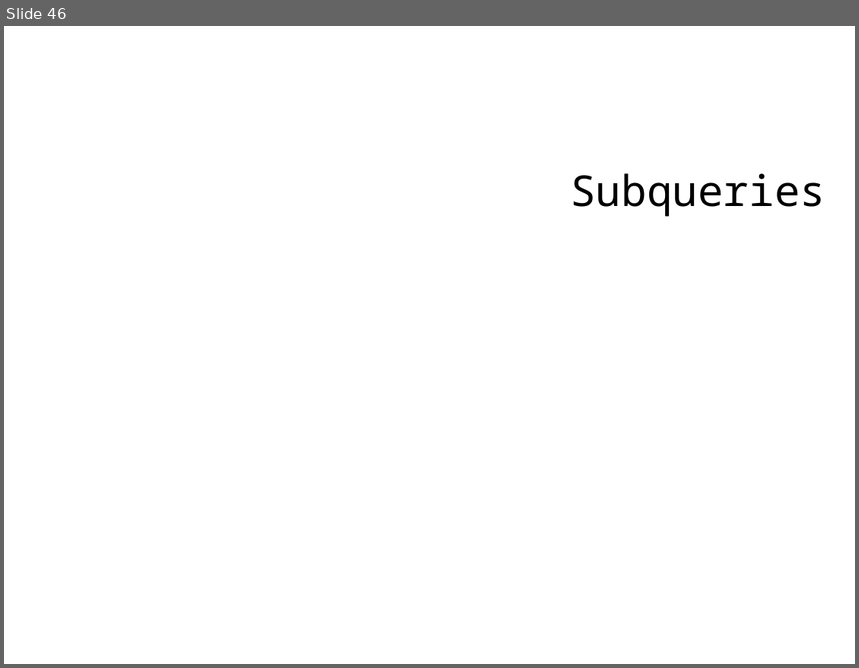
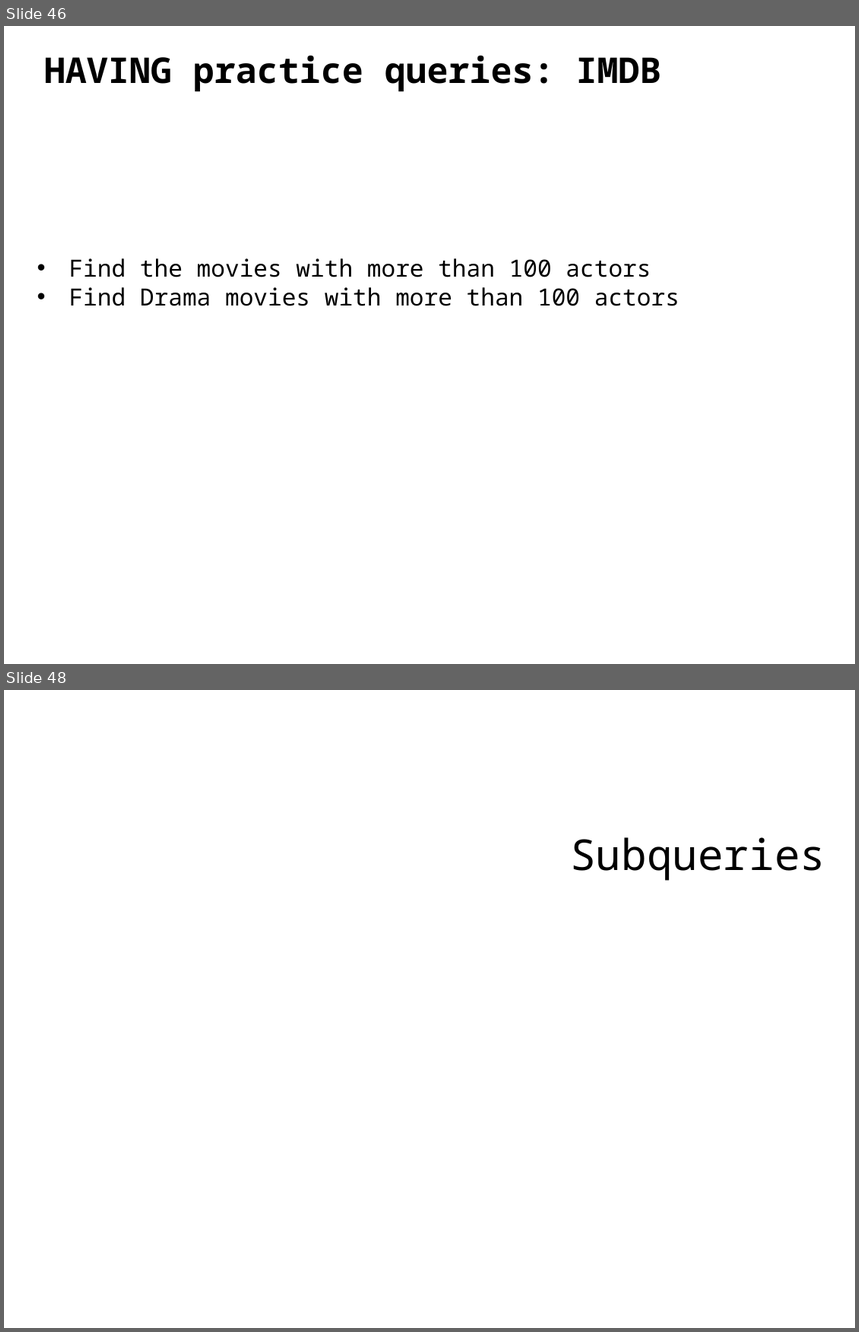
Before and after one commit to ipeirotis/dealing_with_data, a slide deck: 3-SQL/C-SQL.pptx. Shown one above the other, each under a label of ours: slide 46 before the commit, slides 46 and 48 after it; the slides between them are not shown. The pictures are 859x668 and 859x1332 pixels, drawn with LibreOffice and Linux fonts; fonts in the diff are those of the drawing. Boxes give left, top, right and bottom in pixels: in the first picture for what was removed or moved away, otherwise in the second. Text is boxed around its words. In the diff, an @@ line names an element or a change of style, - is before the commit and + after.

```diff
--- a/3-SQL/C-SQL.pptx
+++ b/3-SQL/C-SQL.pptx
@@ slide 46 added at (x1=4, y1=26, x2=855, y2=664), background #FFFFFF @@
@@ text added at (x1=44, y1=55, x2=661, y2=92), 30 pt, text #000000, bold @@
+HAVING practice queries: IMDB
@@ text added at (x1=69, y1=259, x2=680, y2=306), 20 pt, text #000000 @@
+• Find the movies with more than 100 actors
+• Find Drama movies with more than 100 actors
@@ what was slide 46 is now slide 48 @@
```
Also in this commit, not shown: 6 slides changed, 2 other slides added, 1 other file.
